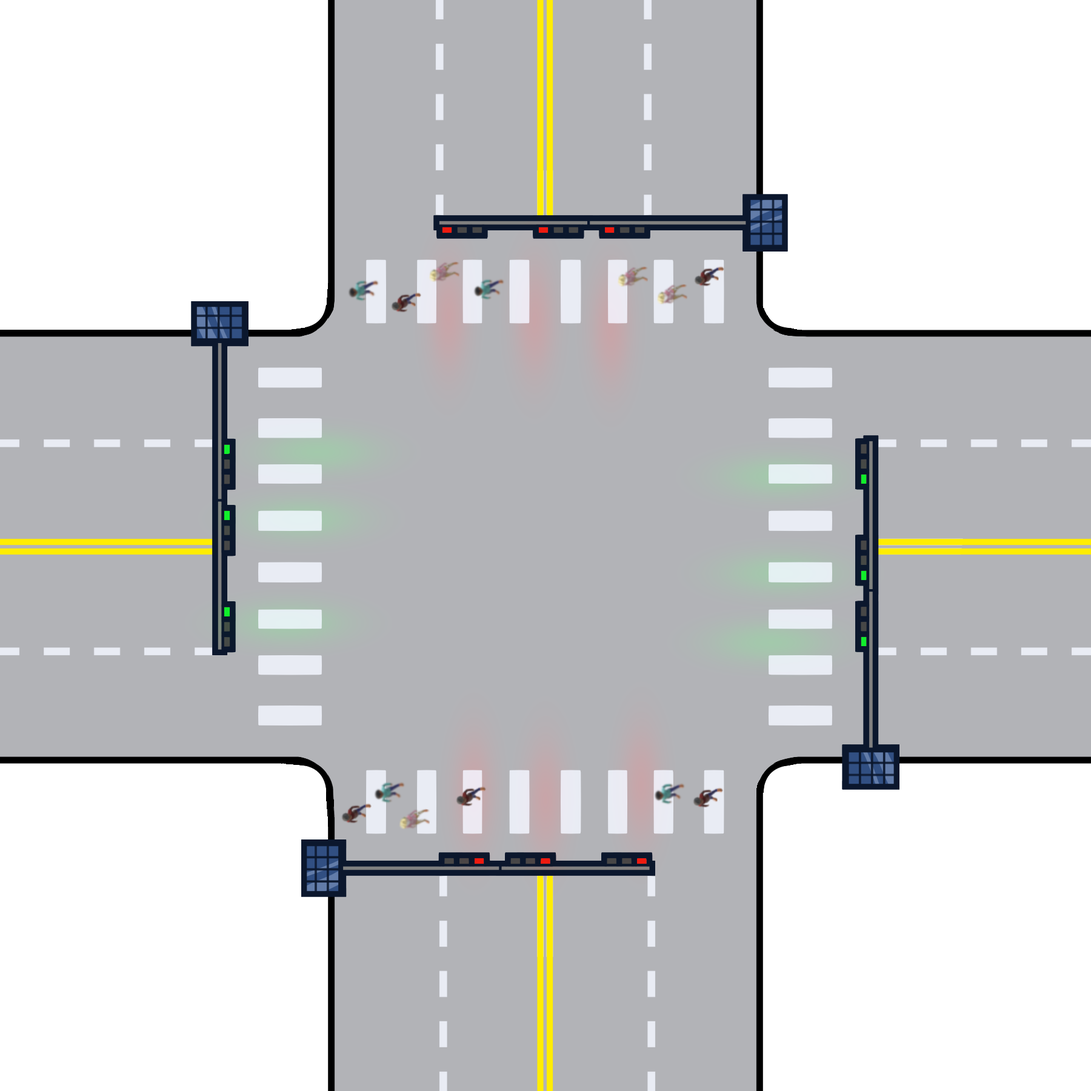
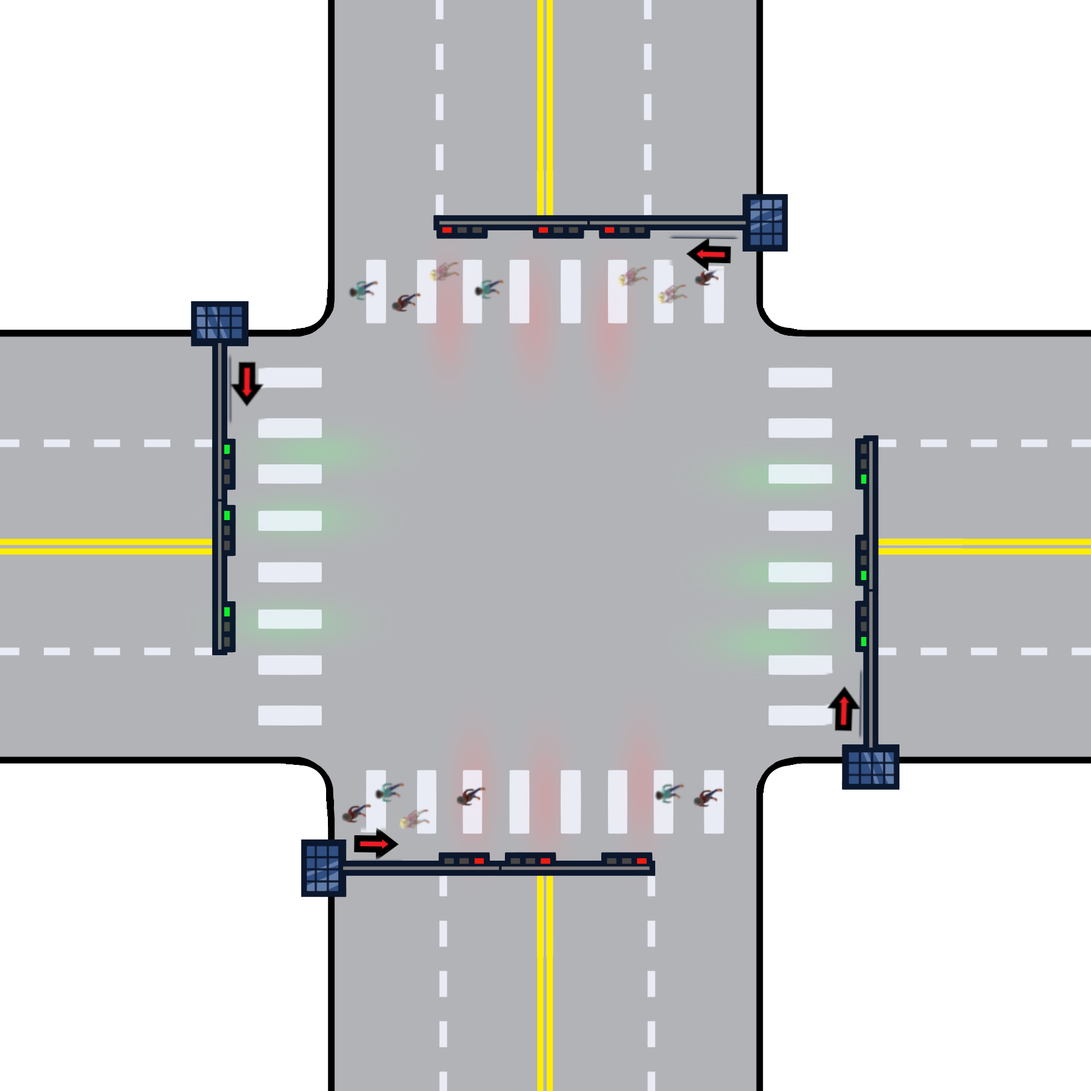
Layer changes from the first 1091 x 1091 image to the second:
moved "Pasted Layer copy #2" above "Pasted Layer copy #1", painted on it over [227, 266, 649, 426]
removed layer "Pasted Layer copy" over [429, 261, 460, 282]
removed layer "crown #5" over [693, 787, 724, 809]
removed layer "crown #2" over [342, 803, 372, 825]
removed layer "crown #4" over [456, 786, 487, 808]
removed layer "crown #3" over [694, 265, 725, 287]
removed layer "crown #1" over [391, 292, 422, 313]
removed layer "crown copy #5" over [654, 783, 686, 805]
removed layer "crown copy #7" over [473, 278, 505, 301]
removed layer "crown copy #6" over [374, 782, 406, 804]
painted on "Pasted Layer copy #1" over [399, 668, 865, 829]
removed layer "Pasted Layer copy #3" over [657, 283, 688, 305]
added layer "Pasted Layer" above "Pasted Layer copy" over [347, 822, 409, 862]
renamed "crown copy #4" to "Pasted Layer copy", painted on it over [348, 233, 742, 303]
renamed "greenred.png" to "greenredppl1.png", painted on it over [227, 233, 865, 862]
